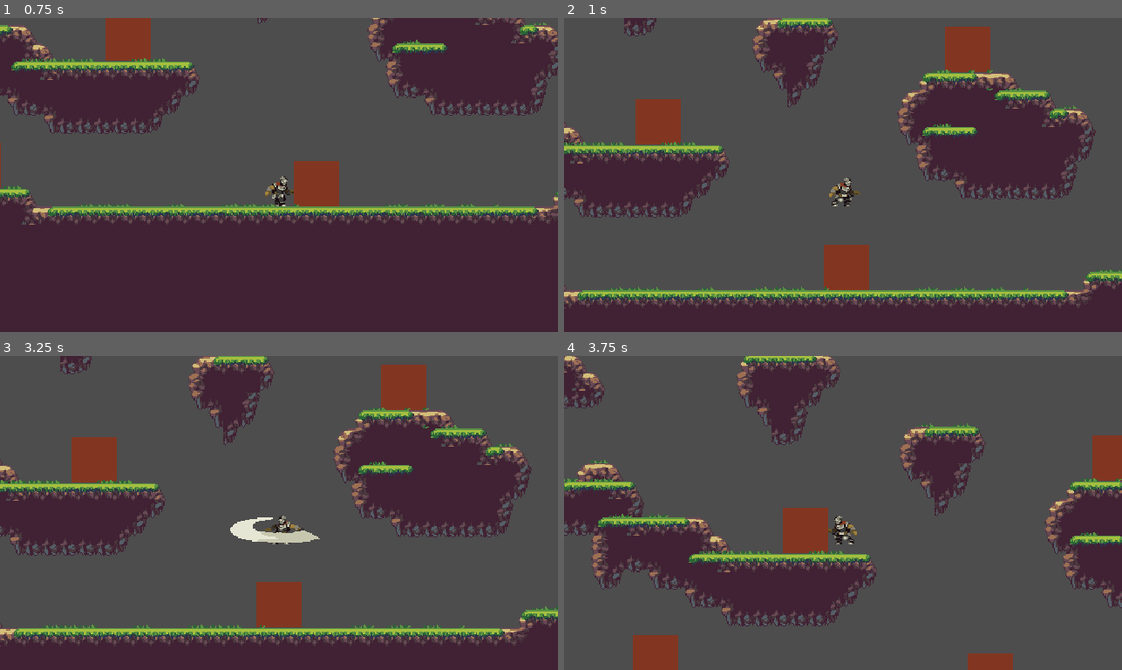
Above: before the commit, frames 1-4 (two rows, left to right).
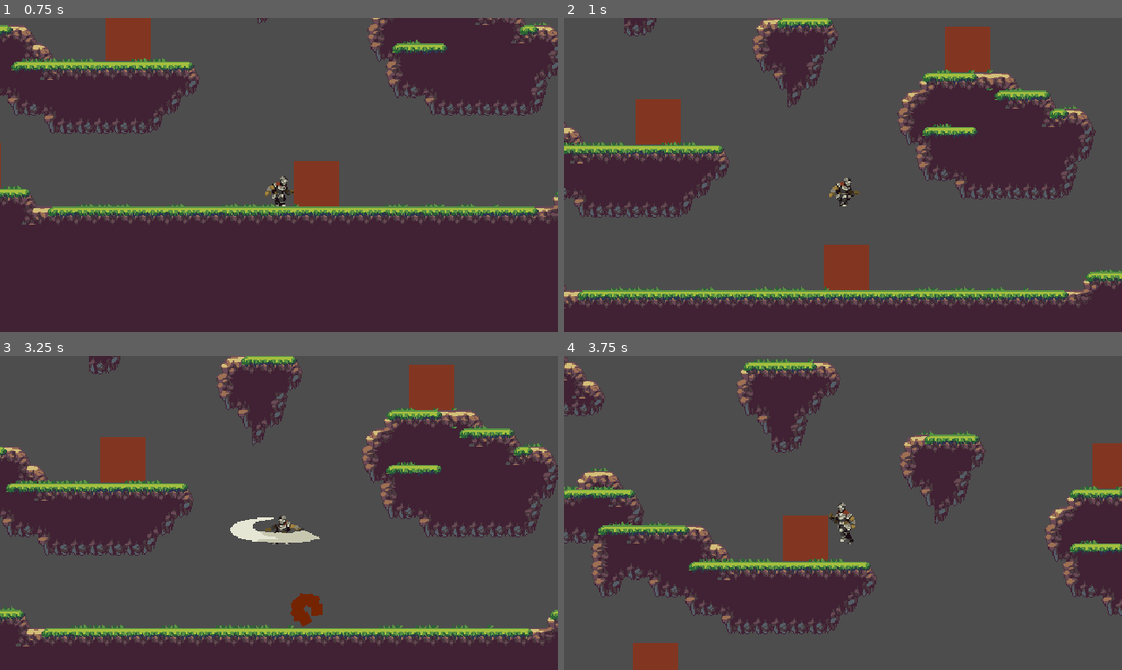
Above: after the commit, the same moments.

Repository: Olejafk/GodotPlatformer
Game: Godot game, scene res://Scenes/world.tscn
The game is run twice, just before and just after one commit, with the same random seed, the same clock (stepped at 60 frames per second) and the same inputs.
Inputs (mouse positions are in pixels of both pictures, inside the frame that each line leads up to):
- Up to frame 1 (0.75 s): move the mouse to (251, 237) at 0.52 s; hold D (move_right) from 0.53 s (still down); hold Shift (crouch) from 0.53 s (still down); click (251, 237) at 0.6 s
- Up to frame 2 (1 s): keep holding D (move_right); keep holding Shift (crouch); tap Space (jump) at 0.77 s
- Up to frame 3 (3.25 s): move the mouse to (446, 560) at 1.27 s; release Shift (crouch) at 1.28 s; tap Shift (crouch) at 1.35, 2.85 s; tap Space (jump) at 1.52, 3.02 s; click (446, 560) at 1.55 s; move the mouse to (111, 465) at 2.02 s; release D (move_right) at 2.03 s; hold Shift (crouch) 2.03-2.78 s; hold A (move_left) from 2.03 s (still down); click (111, 465) at 2.1 s; move the mouse to (306, 513) at 2.77 s; click (306, 513) at 3.05 s
- Up to frame 4 (3.75 s): keep holding A (move_left); move the mouse to (759, 434) at 3.52 s; hold Shift (crouch) from 3.53 s (still down); click (759, 434) at 3.6 s

Frame 1 is identical in both runs. In frame 2, 0.1% of the frame differs, in the area x 47-54%, y 51-60%; in frame 3, 19%, in the area x 0-100%, y 0-93%; in frame 4, 13%.

Commit message:
ferdig med spillerens angrep

Diff:
--- a/Scenes/player.tscn
+++ b/Scenes/player.tscn
@@ -499,8 +499,12 @@
 "run": SubResource("Animation_wdxnl")
 }
 
+[sub_resource type="RectangleShape2D" id="RectangleShape2D_xj613"]
+
 [node name="Player" type="CharacterBody2D"]
 position = Vector2(-50, -40)
+collision_layer = 2
+collision_mask = 5
 script = ExtResource("1_t0jsh")
 
 [node name="Camera2D" type="Camera2D" parent="."]
@@ -554,12 +558,11 @@
 scale_amount_max = 0.01
 color = Color(0.8, 0.101961, 0, 1)
 
-[node name="AttackHitbox" type="Area2D" parent="."]
-position = Vector2(2.08165e-12, 21)
-
-[node name="CollisionPolygon2D" type="CollisionPolygon2D" parent="AttackHitbox"]
-polygon = PackedVector2Array(-24, 9, -30, 18, -50, 18, -57, 11, -57, -4, -49, -19, -36, -25, -1, -24, 16, -13, -7, -16, -24, -9, -31, 1)
+[node name="ShapeCast2D" type="ShapeCast2D" parent="."]
+position = Vector2(0, 12)
+scale = Vector2(2, 2)
+shape = SubResource("RectangleShape2D_xj613")
+target_position = Vector2(-21, 3)
+collision_mask = 4
 
 [connection signal="timeout" from="attackCD" to="." method="_on_attack_cd_timeout"]
-[connection signal="body_entered" from="AttackHitbox" to="." method="_on_attack_hitbox_body_entered"]
-[connection signal="body_shape_entered" from="AttackHitbox" to="." method="_on_attack_hitbox_body_shape_entered"]
--- a/Scripts/Bat_script.tscn
+++ b/Scripts/Bat_script.tscn
@@ -170,9 +170,11 @@
 }
 
 [sub_resource type="CircleShape2D" id="CircleShape2D_fhwsv"]
-radius = 14.0357
+radius = 21.0238
 
 [node name="Bat_enemy" type="CharacterBody2D"]
+collision_layer = 4
+collision_mask = 3
 script = ExtResource("1_5t231")
 
 [node name="Sprite2D" type="Sprite2D" parent="."]
@@ -180,13 +182,13 @@
 hframes = 3
 
 [node name="AnimationPlayer" type="AnimationPlayer" parent="."]
+autoplay = "Bat_idle"
 libraries = {
 "": SubResource("AnimationLibrary_oywua")
 }
-autoplay = "Bat_idle"
 
 [node name="CollisionShape2D" type="CollisionShape2D" parent="."]
-position = Vector2(0, 3)
+position = Vector2(3, -8)
 shape = SubResource("CircleShape2D_fhwsv")
 
 [node name="DMGparticle" type="CPUParticles2D" parent="."]
--- a/Scripts/player.gd
+++ b/Scripts/player.gd
@@ -10,7 +10,7 @@
 @onready var crouch_raycast1 = $CrouchRaycast_1
 @onready var crouch_raycast2 = $CrouchRaycast_2
 @onready var attackCD = $attackCD
-@onready var attack_hitbox = $AttackHitbox
+@onready var attack_hitbox = $ShapeCast2D
 
 var is_crouching = false
 var stuck_under_object = false
@@ -64,7 +64,7 @@
 	if is_attacking:
 		if is_on_floor():
 			ap.play("attack")
-		else:
+		if !is_on_floor():
 			ap.play("attack_air")
 	else:
 		if is_attacking == false:
@@ -85,16 +85,14 @@
 						ap.play("jump")
 					if velocity.y > 0:
 						ap.play("fall")
-				else:
-					ap.play("crouch")
 
 func switch_direction(horizontal_direction):
 	sprite.flip_h = (horizontal_direction == -1)
 	sprite.position.x = horizontal_direction * 4
 	if sprite.flip_h == false:
-		attack_hitbox.scale.x = -1
+		attack_hitbox.scale.x = -2
 	elif sprite.flip_h == true:
-		attack_hitbox.scale.x = 1
+		attack_hitbox.scale.x = 2
 
 func crouch():
 	if is_crouching:
@@ -114,15 +112,15 @@
 	if is_attacking:
 		return
 	else:
+		if attack_hitbox.is_colliding():
+			var thing_being_hit = attack_hitbox.get_collider(0)
+			if thing_being_hit.has_method("destroy"):
+				thing_being_hit.destroy()
+			if thing_being_hit.has_method("hurt"):
+				thing_being_hit.hurt()
+		attackCD.start()
 		is_attacking = true
-		attackCD.start()
 
-func _on_attack_hitbox_body_entered(body):
-	if is_attacking:
-		if body.has_method("destroy"):
-			body.destroy()
-		if body.has_method("hurt"):
-			body.hurt()
 
 func _on_attack_cd_timeout():
 	is_attacking = false
--- a/box.tscn
+++ b/box.tscn
@@ -11,6 +11,8 @@
 [node name="Node2D" type="Node2D"]
 
 [node name="CharacterBody2D" type="CharacterBody2D" parent="."]
+collision_layer = 4
+collision_mask = 3
 script = ExtResource("1_tccxq")
 
 [node name="MeshInstance2D" type="MeshInstance2D" parent="CharacterBody2D"]
--- a/enemy.gd
+++ b/enemy.gd
@@ -2,7 +2,7 @@
 
 var speed = 30
 var health = 10
-var KnockbackPower = 200
+var KnockbackPower = 20
 @onready var target = $"../Player"
 @onready var CShape = $CollisionShape2D
 @onready var ap = $AnimationPlayer
@@ -21,6 +21,8 @@
 	else:
 		ap.play("Bat_Dead")
 		CShape.scale.y = 0.4
+		$".".collision_layer = 4
+		$".".collision_mask = 1
 		$DeathParticle.emitting = true
 		velocity.y += gravity * delta
 		move_and_slide()
--- a/project.godot
+++ b/project.godot
@@ -12,7 +12,7 @@
 
 config/name="Platformer"
 run/main_scene="res://Scenes/world.tscn"
-config/features=PackedStringArray("4.2", "Forward Plus")
+config/features=PackedStringArray("4.1", "Forward Plus")
 config/icon="res://icon.svg"
 
 [display]
@@ -51,6 +51,13 @@
 ]
 }
 
+[layer_names]
+
+2d_physics/layer_1="map"
+2d_physics/layer_2="player"
+2d_physics/layer_3="enemies"
+2d_physics/layer_4="dead_enemies"
+
 [rendering]
 
 textures/canvas_textures/default_texture_filter=0
--- a/resources/default_tileset.tres
+++ b/resources/default_tileset.tres
@@ -325,6 +325,7 @@
 
 [resource]
 physics_layer_0/collision_layer = 1
+physics_layer_0/collision_mask = 7
 terrain_set_0/mode = 0
 terrain_set_0/terrain_0/name = "Terrain 0"
 terrain_set_0/terrain_0/color = Color(0.5, 0.34375, 0.25, 1)
Not shown: 2 places in Scenes/player.tscn that only renumber resources
